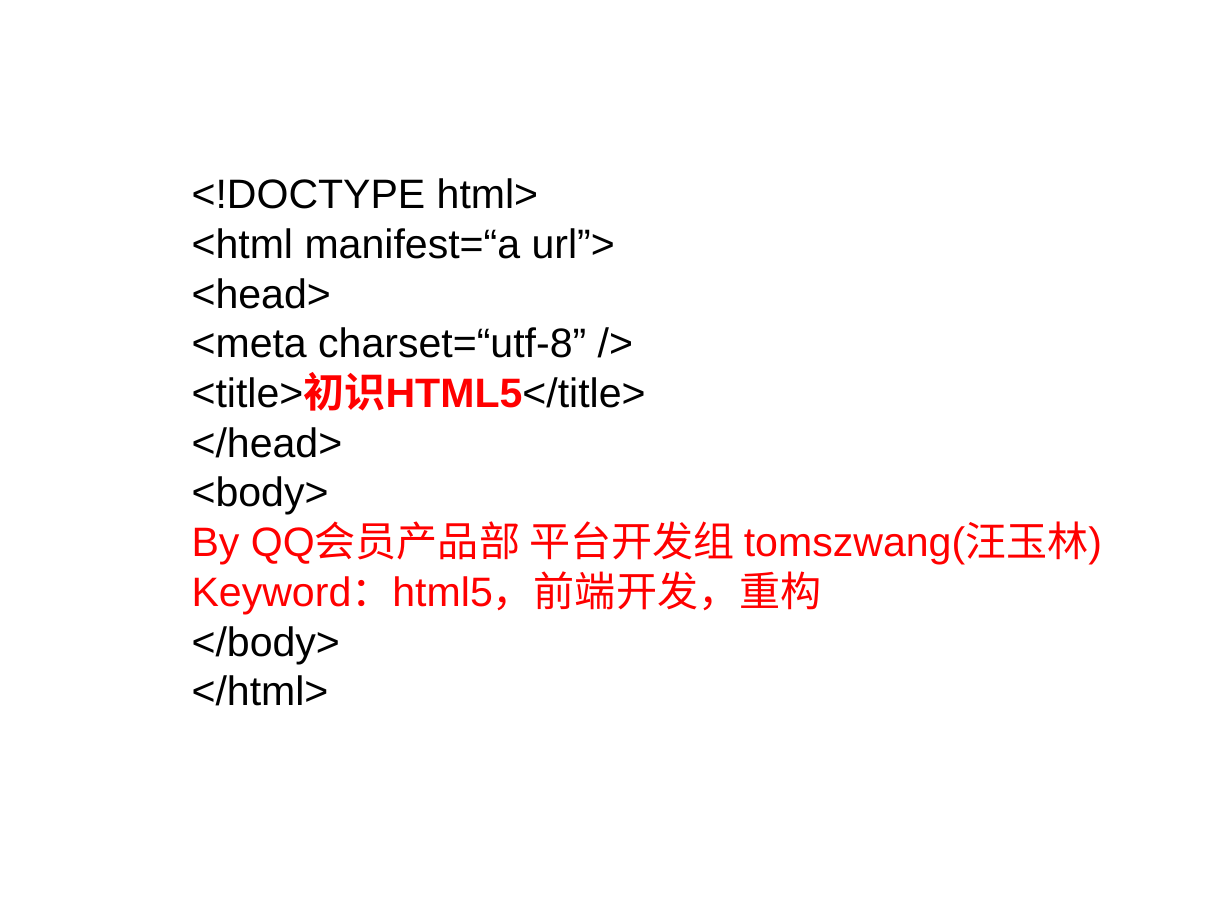
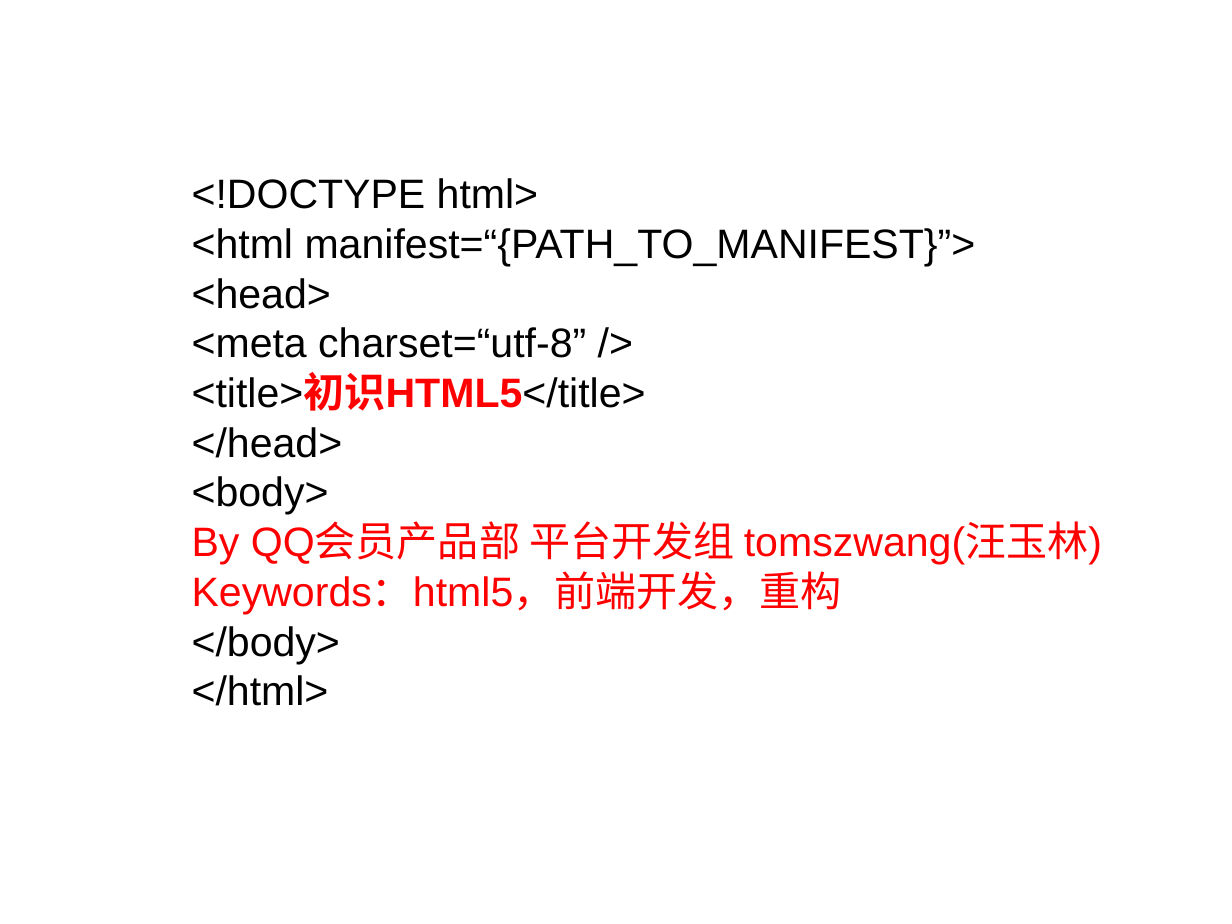
Before and after one commit to testuser2213/tom-wang-manual, a slide deck: slide 1 of manual/html5/share/关于HTML5的分享.ppt. Drawn at 1232x924 pixels with LibreOffice and Linux fonts; fonts in the diff are those of the drawing. Boxes give left, top, right and bottom in pixels: in the first picture for what was removed or moved away, otherwise in the second. Text is boxed around its words. In the diff, an @@ line names an element or a change of style, - is before the commit and + after.

```diff
--- a/manual/html5/share/关于HTML5的分享.ppt
+++ b/manual/html5/share/关于HTML5的分享.ppt
@@ text at box(192, 228, 976, 266): text changed @@
-<html manifest=“a url”>
+<html manifest=“{PATH_TO_MANIFEST}”>
@@ text at box(192, 573, 842, 614): text changed @@
-Keyword：html5，前端开发，重构
+Keywords：html5，前端开发，重构
```
Also in this commit, not shown: 1 other slide changed, 2 other files.
